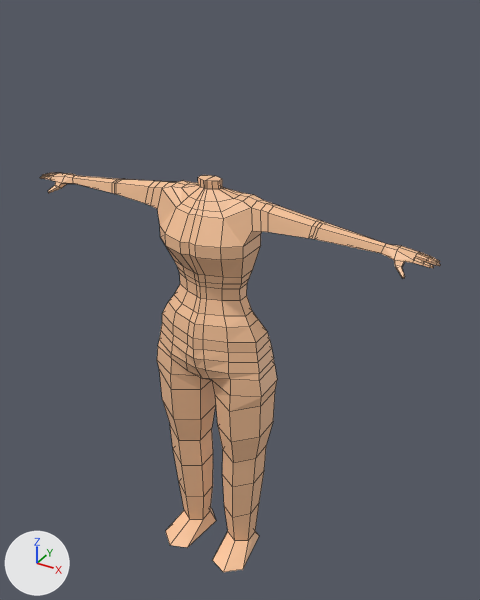
Renders of the Blender file Low_poly human/LP-Human.blend from each side of a commit.
Before and after are seen from a 50 mm camera at (1.18, -1.81, 2.46) aimed at (0.06, 0.09, 1.23). Arrows for +X, +Y and +Z are at lower left; the lights stay in place. Mesh edges are drawn as thin lines.
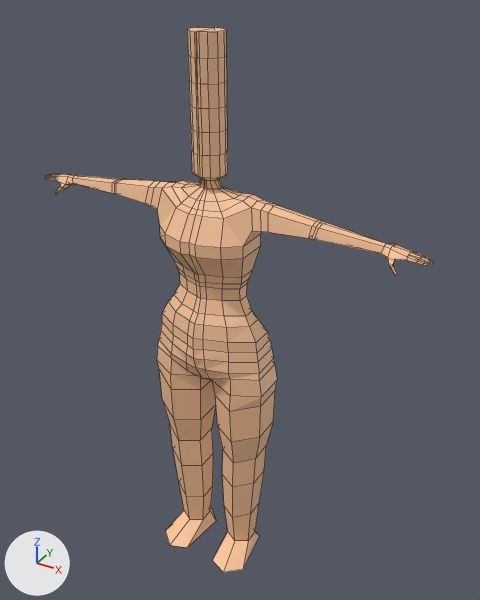
Where the change shows, as pixel boxes [x1, y1, x2, y2] in the pictures (480 x 600 px; the box of a moved part takes in the faces that stretch with it):
'Cylinder', reshaped (36% taller): before [40, 173, 440, 572]; after [45, 27, 433, 572]
part 1 of me_cylinder, built on: before [198, 175, 222, 189]; after [187, 27, 228, 189]
part 2 of me_cylinder, moved or reshaped: before [40, 173, 440, 279]; after [45, 174, 433, 275]

Patch to the scene script:
```diff
--- a/Low_poly human/LP-Human.blend.py
+++ b/Low_poly human/LP-Human.blend.py
@@ me_cylinder @@
 # used by ob_cylinder; location = (0.0, 0.0, 0.049); scale = (0.275, 0.275, 0.243)
-me_cylinder.from_pydata(...)  # 320 vertices, 306 faces; spans x 0.0..2.89, y -0.69..0.54, z -0.01..6.89
+me_cylinder.from_pydata(...)  # 384 vertices, 370 faces; spans x 0.0..2.82, y -0.69..0.54, z -0.01..8.81
+# me_cylinder part 1
+# 1 face is deleted
+# 7 vertices move from x 0.02..0.15, y -0.13..0.07, z 6.89 to x 0.02..0.11, y -0.13..0.07, z 6.89
+# 31 vertices are added at x 0.0..0.23, y -0.24..0.18, z 6.97..8.81
+# 25 new vertices lie (0.0, 0.0, 0.31) away from vertices in x 0.0..0.22, y -0.24..0.18, z 6.97..8.19
+# 7 new vertices lie (0.0, 0.0, 0.31) away from vertices in x 0.0..0.22, y -0.24..0.18, z 7.58..8.5
+# 64 new faces join them
+# me_cylinder part 2
+# 2 faces are deleted
+# 14 vertices in x 2.62..2.86, y 0.03..0.12, z 6.37..6.43 move by (-0.07, -0.02, 0.0)
+# 9 vertices in x 2.62..2.89, y -0.07..0.0, z 6.37..6.44 move by (-0.07, 0.01, 0.0)
+# 8 vertices in x 2.42..2.89, y -0.17..0.1, z 6.27..6.47 move by (-0.07, 0.0, 0.0)
+# 5 vertices in x 2.62..2.84, y -0.13..-0.08, z 6.37..6.43 move by (-0.07, 0.02, 0.0)
+# 4 vertices in x 2.4..2.84, y -0.04..0.07, z 6.34..6.41 move by (-0.08, -0.02, 0.0)
+# 4 vertices in x 2.62..2.74, y 0.08..0.12, z 6.36..6.38 move by (-0.07, -0.02, 0.01)
+# 40 vertices move from x 2.4..2.89, y -0.27..0.12, z 6.21..6.44 to x 2.32..2.81, y -0.21..0.1, z 6.2..6.44
+# 1 vertex is added at (2.32, 0.08, 6.36)
+# 3 new faces join them
 me_cylinder.materials.append(mat_material_001)
```
